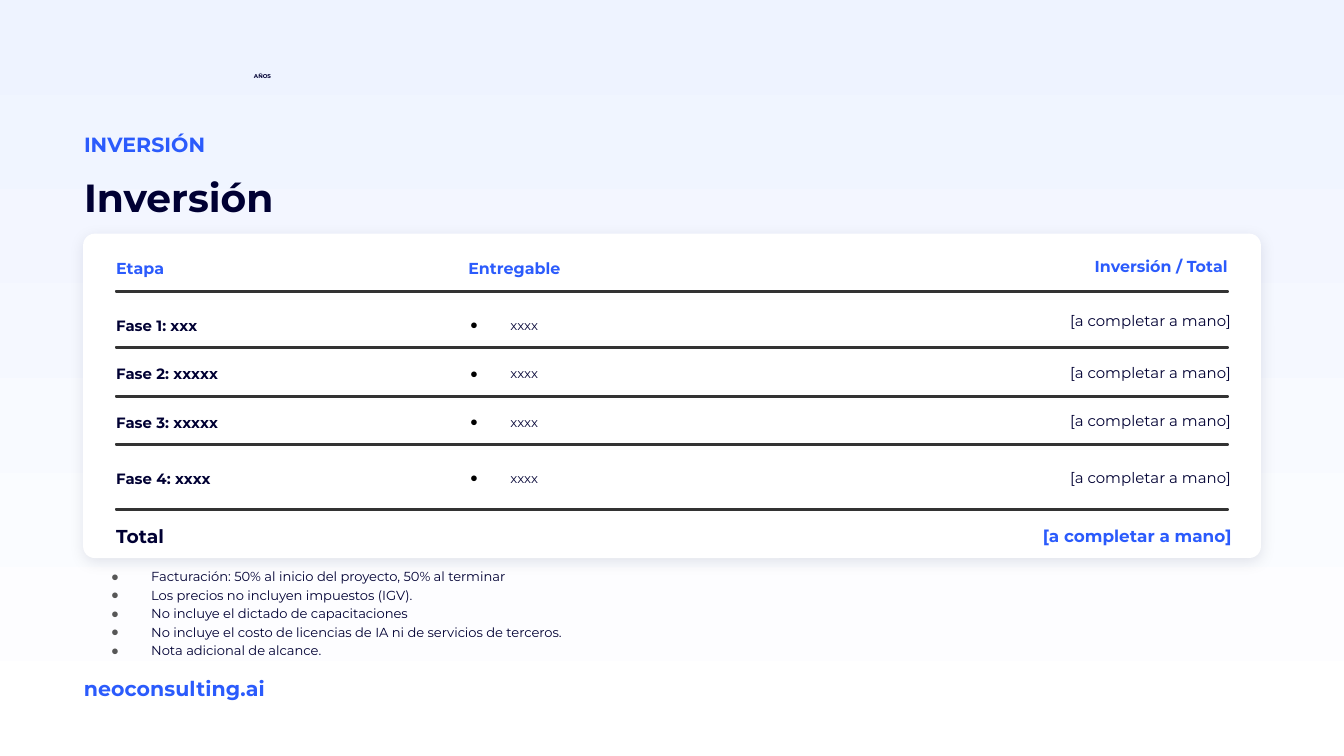
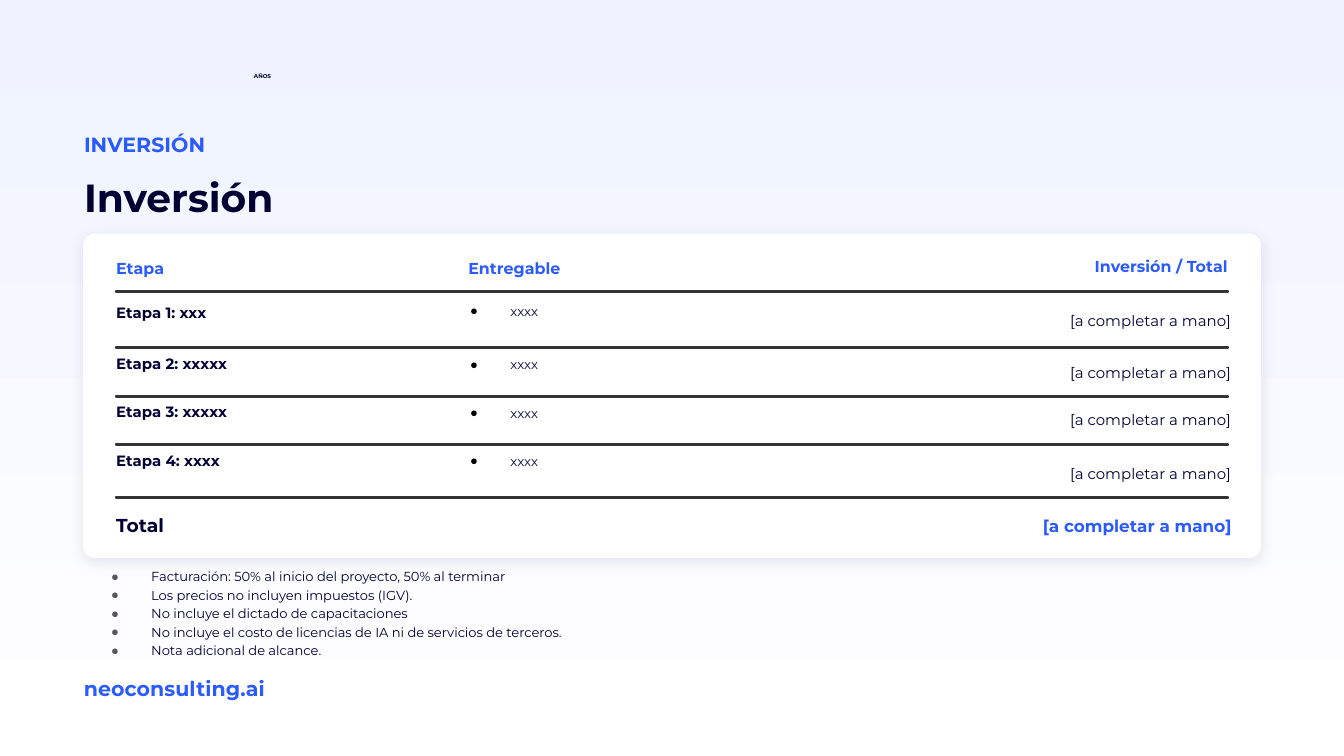
Before and after one commit to miguelchumacero/plantilla-base-deck, a slide deck: slide 31 of plantilla-base.pptx. Drawn at 1344x756 pixels with LibreOffice and Linux fonts; fonts in the diff are those of the drawing; background and template pictures are left out. Boxes give left, top, right and bottom in pixels: in the first picture for what was removed or moved away, otherwise in the second. Text is boxed around its words. In the diff, an @@ line names an element or a change of style, - is before the commit and + after.

```diff
--- a/plantilla-base.pptx
+++ b/plantilla-base.pptx
@@ text at <box>116,307,207,321</box>: text changed @@
-Fase 1: xxx
+Etapa 1: xxx
@@ text at <box>116,358,228,372</box>: text changed @@
-Fase 2: xxxxx
+Etapa 2: xxxxx
@@ text "xxxx": place and size @@
-text "xxxx" at <box>510,371,538,378</box>
+text "xxxx" at <box>510,362,538,369</box>
@@ text at <box>116,406,228,420</box>: text changed @@
-Fase 3: xxxxx
+Etapa 3: xxxxx
@@ text "xxxx": place and size @@
-text "xxxx" at <box>510,420,538,427</box>
+text "xxxx" at <box>510,411,538,418</box>
@@ vertical alignment middle to top in 8 elements at <box>510,309,538,316</box>, <box>510,411,538,418</box>, <box>510,362,538,369</box>, <box>510,459,538,466</box>, <box>116,307,207,321</box>, <box>116,406,228,420</box>, <box>116,358,228,372</box>, <box>116,455,220,469</box> @@
@@ text at <box>116,455,220,469</box>: text changed @@
-Fase 4: xxxx
+Etapa 4: xxxx
@@ text "xxxx": place and size @@
-text "xxxx" at <box>510,476,538,483</box>
+text "xxxx" at <box>510,459,538,466</box>
@@ text "[a completar a mano]": place and size @@
-text "[a completar a mano]" at <box>1070,472,1231,486</box>
+text "[a completar a mano]" at <box>1070,468,1231,482</box>
@@ 2 texts, 1 rectangle: place and size @@
-2 texts, 1 rectangle at <box>116,509,1232,546</box>
+2 texts, 1 rectangle at <box>116,497,1232,536</box>
```
Also in this commit, not shown: 18 other slides changed.
